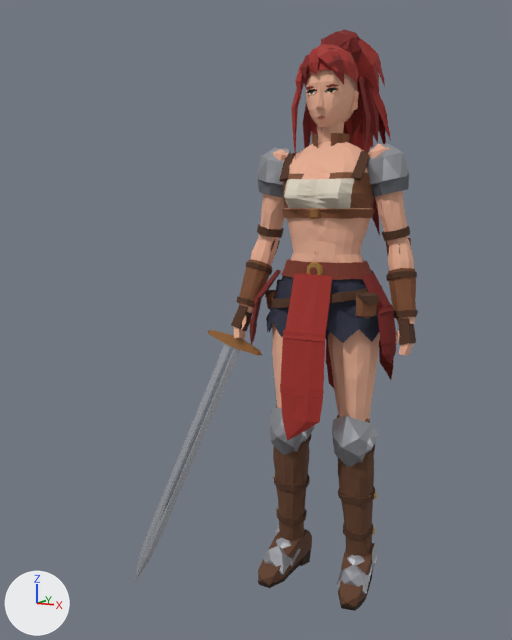
Two versions of the Blender file art/heroine/heroine.blend, one commit apart.
The view is the same before and after, from a 50 mm lens placed at (0.85, -2.148, 1.274), pointed at (-0.087, -0.331, 0.948). The lights are fixed; the arrows at lower left show +X, +Y and +Z. The older version comes first.

The first picture shows 'Heroine', 'HeroineSword'.
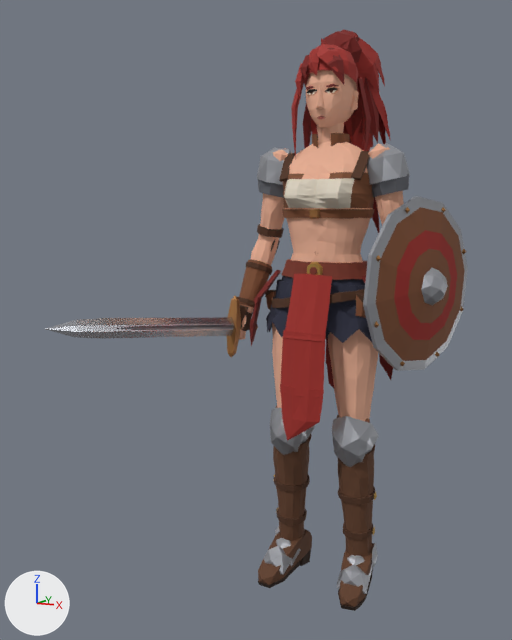
Where the change shows, as pixel boxes [x1, y1, x2, y2] in the pictures (512 x 640 px; the box of a moved part takes in the faces that stretch with it):
'HeroineShield', added: after [363, 196, 468, 371]
    faces in mat_leather (brown #7d4c2e): [376, 207, 465, 361]
    faces in mat_metal (grey #a6a8ae): [363, 196, 468, 371]
    faces in mat_cloth (red #9c2b25): [394, 230, 457, 340]
'HeroineSword', reshaped (65% wider, 77% shorter): before [134, 312, 262, 583]; after [46, 296, 258, 357]
part 1 of me_heroine_001, moved or reshaped: before [135, 344, 241, 579]; after [46, 317, 234, 339]
part 2 of me_heroine_001, moved or reshaped (not visible afterwards): before [160, 346, 234, 519]
part 3 of me_heroine_001, moved or reshaped (not visible before): after [116, 325, 234, 330]
part 4 of me_heroine_001, added (brown): after [227, 296, 241, 357]
part 5 of me_heroine_001, deleted (brown): before [207, 330, 262, 355]

The change, as a list of edits to the scene's bpy script:
```text
Change me_heroine_001:
    used by ob_heroinesword; location = (0.0, 0.0, 0.0)
    remove me_heroine_001.from_pydata(...)  # 81 vertices, 91 faces; spans x -0.565..-0.208, y -0.321..-0.013, z -0.006..0.976
    add me_heroine_001.from_pydata(...)  # 81 vertices, 91 faces; spans x -0.308..-0.252, y -1.006..0.054, z 0.779..1.017
    me_heroine_001 part 1: the loose piece of 23 vertices spanning x -0.565..-0.275, y -0.321..-0.064, z -0.006..0.824 is multiplied about its middle by the matrix ((-0.314, 0.926, -0.209), (0.412, 0.331, 0.849), (0.855, 0.18, -0.486)), then moved by (0.151, -0.36, 0.549)
    me_heroine_001 part 2: the loose piece of 9 vertices spanning x -0.493..-0.296, y -0.262..-0.083, z 0.215..0.813 is multiplied about its middle by the matrix ((-0.314, 0.926, -0.209), (0.412, 0.331, 0.849), (0.855, 0.18, -0.486)), then moved by (0.113, -0.273, 0.418)
    me_heroine_001 part 3: the loose piece of 9 vertices spanning x -0.497..-0.301, y -0.247..-0.066, z 0.212..0.81 is multiplied about its middle by the matrix ((-0.314, 0.926, -0.209), (0.412, 0.331, 0.849), (0.855, 0.18, -0.486)), then moved by (0.134, -0.288, 0.421)
    me_heroine_001 part 4: a new loose piece of 18 vertices spanning x -0.3..-0.265, y -0.137..-0.093, z 0.779..0.985, in mat_bronze (brown #9a6a3a)
    me_heroine_001 part 5: the loose piece of 18 vertices spanning x -0.396..-0.208, y -0.106..-0.041, z 0.777..0.861 is deleted
    other edits to the shape of me_heroine_001 do not show in these pictures
Add me_heroine_002:
    me_heroine_002.from_pydata(...)  # 145 vertices, 155 faces; spans x 0.204..0.398, y -0.251..0.259, z 0.769..1.304
    # faces by material slot: [36, 13, 54, 40, 12]
    me_heroine_002.materials.append(mat_leather)  # brown #7d4c2e
    me_heroine_002.materials.append(mat_leatherdark)  # brown #4f301d
    me_heroine_002.materials.append(mat_metal)  # grey #a6a8ae
    me_heroine_002.materials.append(mat_bronze)  # brown #9a6a3a
    me_heroine_002.materials.append(mat_cloth)  # red #9c2b25
Add ob_heroineshield:
    ob_heroineshield = bpy.data.objects.new('HeroineShield', me_heroine_002)
    ob_heroineshield.location = (0.0, 0.0, 0.0)
```
